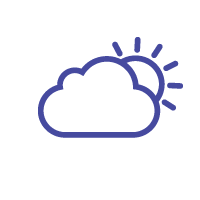
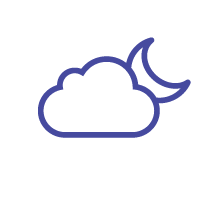
Comparing the layer stacks of the two w=200, h=200 images. Changes:
added layer "Layer 3" above "Layer 2" over [38, 37, 191, 138]
hid "Layer 2" over [38, 37, 183, 138]
